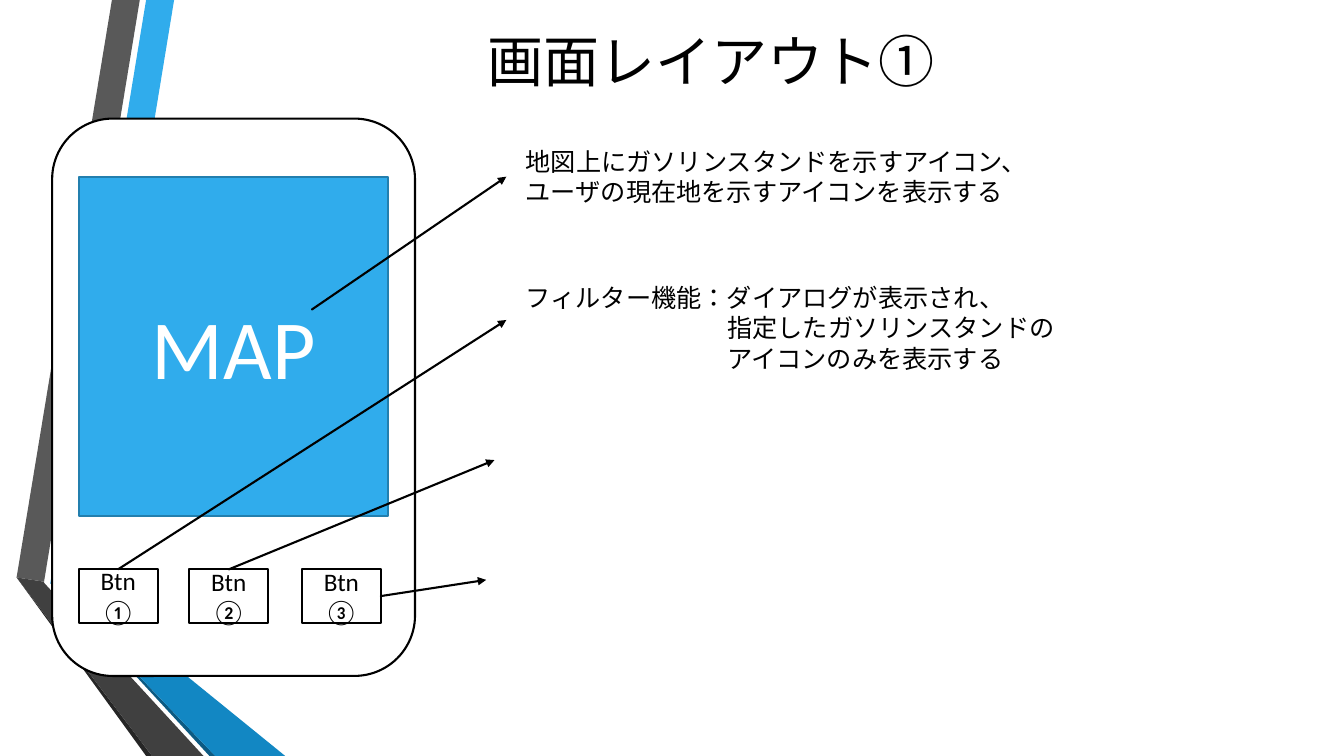
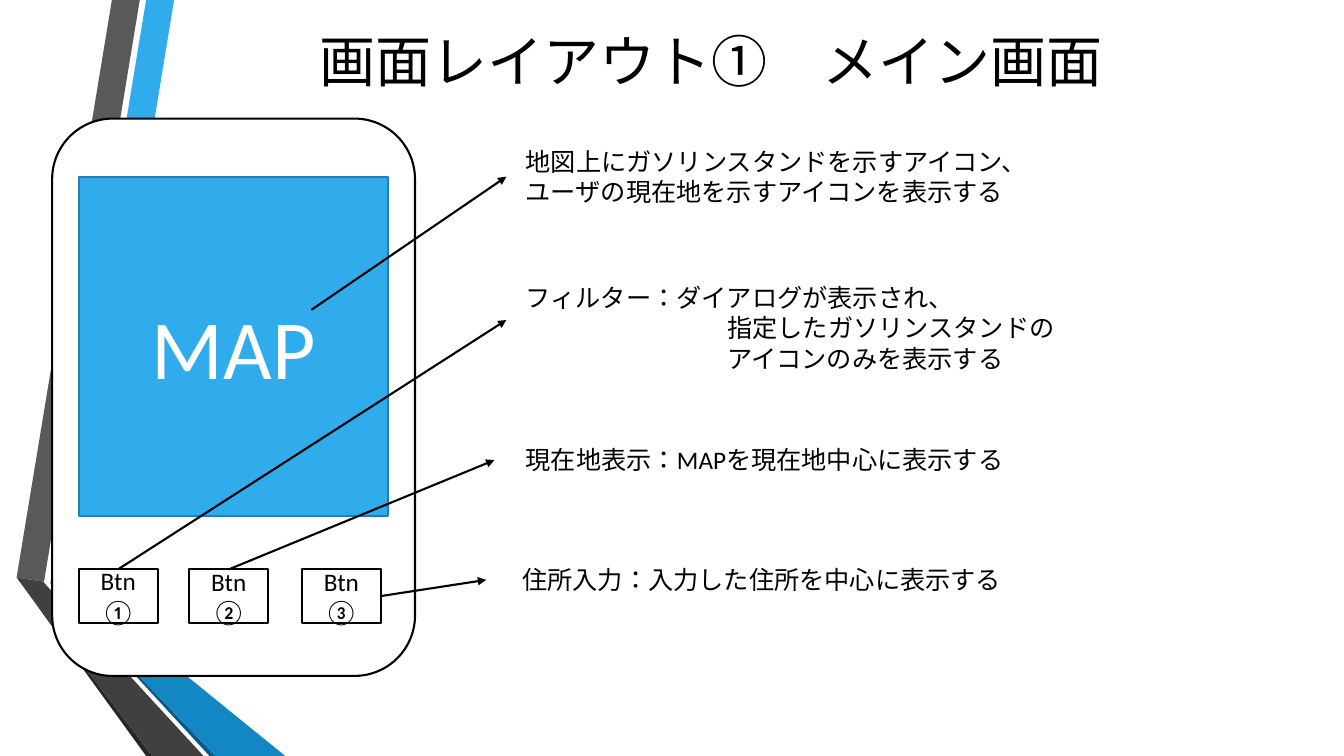
Before and after one commit to nh15/documents, a slide deck: slide 2 of ExternalDesign.pptx. Drawn at 1344x756 pixels with LibreOffice and Linux fonts; fonts in the diff are those of the drawing; background and template pictures are left out. Boxes give left, top, right and bottom in pixels: in the first picture for what was removed or moved away, otherwise in the second. Text is boxed around its words. In the diff, an @@ line names an element or a change of style, - is before the commit and + after.

```diff
--- a/ExternalDesign.pptx
+++ b/ExternalDesign.pptx
@@ title at [320, 34, 1103, 87]: text changed @@
-画面レイアウト①
+画面レイアウト① メイン画面
@@ text at [526, 285, 954, 309]: text changed @@
-フィルター機能：ダイアログが表示され、
+フィルター：ダイアログが表示され、
@@ text added at [526, 447, 1004, 471], 18 pt, text #000000 @@
+現在地表示：MAPを現在地中心に表示する
@@ text added at [522, 567, 1001, 591], 18 pt, text #000000 @@
+住所入力：入力した住所を中心に表示する
```
Also in this commit, not shown: 3 slides added.
